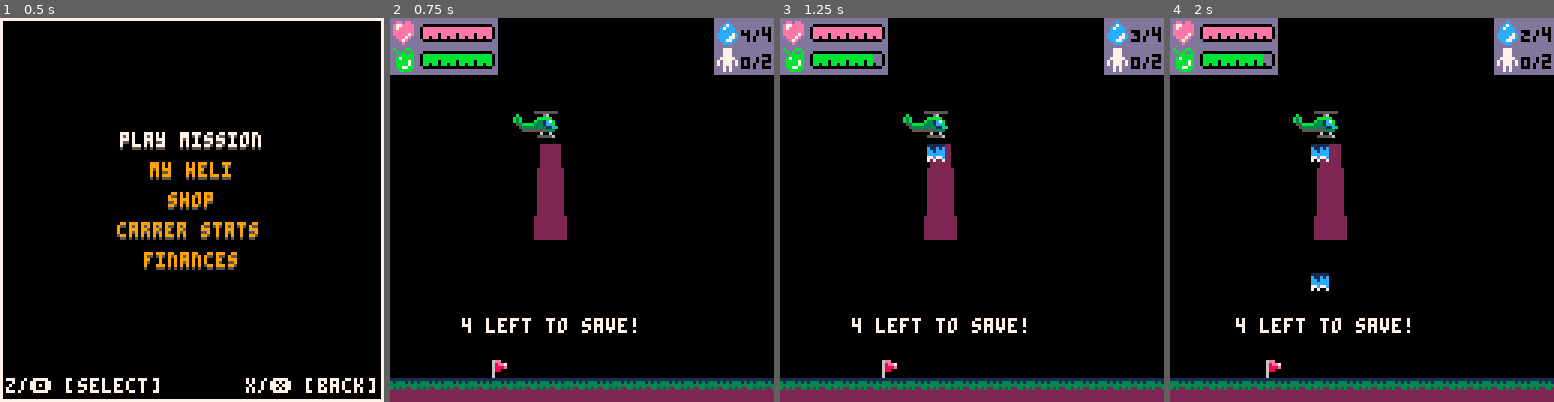
Above: before the commit, frames 1-4 (left to right).
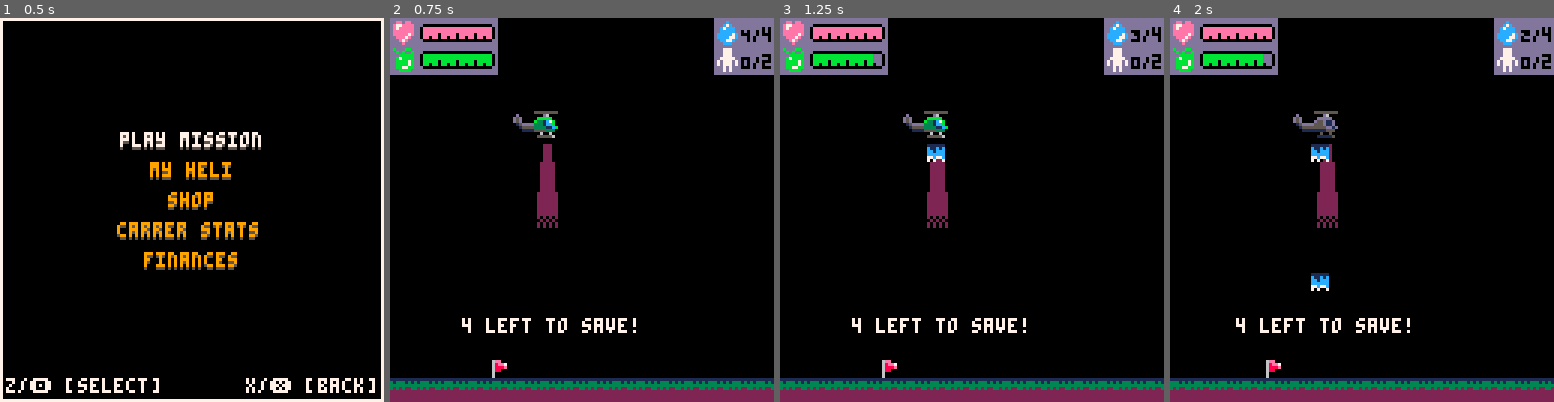
Above: after the commit, the same moments.

Repository: NinetiesPaul/PicoRescue
Game: PICO-8 cartridge picorescue.p8
Same seed, same stepped clock (60 frames per second), same inputs: the game is played once before the commit and once after it.
Inputs:
- Up to frame 1 (0.5 s): tap X (X key) at 0.33 s
- Up to frame 2 (0.75 s): tap O (Z key) at 0.7 s
- Up to frame 3 (1.25 s): tap X (X key) at 1.07 s
- Up to frame 4 (2 s): hold Right from 1.6 s (still down); tap O (Z key) at 1.7 s; tap X (X key) at 1.85 s

Frame 1 is identical in both runs. In frame 2, 1.0% of the frame differs, in the area x 32-47%, y 25-58%; in frame 3, 1.0%; in frame 4, 1.3%.

Commit message:
further sprite changes according to day time

Diff:
--- a/picorescue.p8
+++ b/picorescue.p8
@@ -50,7 +50,7 @@
 		spotlight_py1 = player_strt_y + 10,
 		spotlight_px2 = player_strt_x + 7,
 		spotlight_py2 = player_strt_y + 33,
-		spotlight_height = 1
+		spotlight_height = 0
 	}
 
 	curr_screen = 1
@@ -200,7 +200,7 @@
 	mission_fire_put_out = 0
 	mission_earnings = 0
 	mission_has_wounded = false
-	mission_day_time = rnd({"night", "day"})
+	mission_day_time = rnd({"night"})
 
 	block_btns = false
 	block_btns_counter = 0
@@ -341,18 +341,14 @@
 	end
 
 	if curr_screen == 2 then -- rotor mission
-		sky_color = (mission_day_time == "day") and 12 or 0
-		rectfill(0,0,128,119,sky_color)
-		spr(006,drop_off_x,112)
-
-		flip_spr = (player.facing == "right") and true or false
-		tail_pos = (player.facing == "right") and player.x+8 or player.x-8
+		rectfill(0, 0, 128, 119, (mission_day_time == "day") and 12 or 0)
+		spr(020, drop_off_x, 112)
 
 		if (counter % 3 == 0) spr(052, player.x - 8, player.y - 8)
 		if (counter % 3 == 0) spr(052, player.x + 8, player.y - 8, 1, 1, true)
 		spr(053, player.x, player.y - 8)
-		spr(player.vhc_front,player.x,player.y,1,1,flip_spr)
-		if (player.facing != false) spr(003,tail_pos,player.y,1,1,flip_spr)
+		spr(player.vhc_front, player.x, player.y, 1, 1, (player.facing == "right") and true or false)
+		if (player.facing != false) spr((mission_day_time == "day") and 003 or 006, (player.facing == "right") and player.x+8 or player.x-8, player.y, 1, 1, (player.facing == "right") and true or false)
 
 		palt(0, false) rectfill(0, 0, 35, 20, 0) palt()
 		rectfill(0, 0, 35, 18, 13)
@@ -416,10 +412,18 @@
 		print(count(civ_spawn[difficulty]) - mission_civ_saved .. " left to save!", drop_off_x - 8, 100, col)
 
 		if mission_day_time == "night" then
-			sspr(80, 64, 3, 24 + (player.spotlight_height * 8), player.x, player.y + 10)
-			sspr(80, 64, 3, 24 + (player.spotlight_height * 8), player.x + 8, player.y + 10, 3, 24 + (player.spotlight_height * 8), true)
-			rectfill(player.spotlight_px1, player.spotlight_py1, player.spotlight_px2, player.spotlight_py2, 2)
-			-- light dithering here
+			sspr(80, 64, 4, 24 + (player.spotlight_height * 8), player.x, player.y + 10)
+			sspr(80, 64, 4, 24 + (player.spotlight_height * 8), player.x + 5, player.y + 10, 4, 24 + (player.spotlight_height * 8), true)
+			rectfill(player.spotlight_px1, player.spotlight_py1, player.spotlight_px2 - 3, player.spotlight_py2, 2)
+
+			if player.spotlight_height == 0 then
+				sspr(40, 16, 4, 4, player.spotlight_px1-2, player.spotlight_py2 + 1)
+				sspr(40, 16, 3, 4, player.spotlight_px1+2, player.spotlight_py2 + 1)
+			else
+				sspr(40, 16, 4, 4, player.spotlight_px1-4, player.spotlight_py2 + 1)
+				sspr(40, 16, 4, 4, player.spotlight_px1, player.spotlight_py2 + 1)
+				sspr(40, 16, 3, 4, player.spotlight_px1+4, player.spotlight_py2 + 1)
+			end
 		end
 
 		for i = 1, player.ladder do
@@ -798,11 +802,11 @@
 			if player.speed_x > 0 then
 				player.speed_x -= 0.035
 				player.facing = false
-				player.vhc_front = 05
+				player.vhc_front = (mission_day_time == "day") and 005 or 008
 				world_x -= player.speed_x
 			end
 		else
-			player.vhc_front = 04
+			player.vhc_front = (mission_day_time == "day") and 004 or 007
 			player.facing = "right"
 			if (player.speed_x <= player.top_speed_x) player.speed_x += 0.025
 			player.px = world_x
@@ -815,11 +819,11 @@
 			if player.speed_x > 0 then
 				player.speed_x -= 0.035
 				player.facing = false
-				player.vhc_front = 05
+				player.vhc_front = (mission_day_time == "day") and 005 or 008
 				world_x += player.speed_x
 			end
 		else
-			player.vhc_front = 04
+			player.vhc_front = (mission_day_time == "day") and 004 or 007
 			player.facing = "left"
 			if (player.speed_x <= player.top_speed_x) player.speed_x += 0.025
 			player.px = world_x
Not shown, changed: 50 lines of the sprite sheet (__gfx__) section of picorescue.p8
